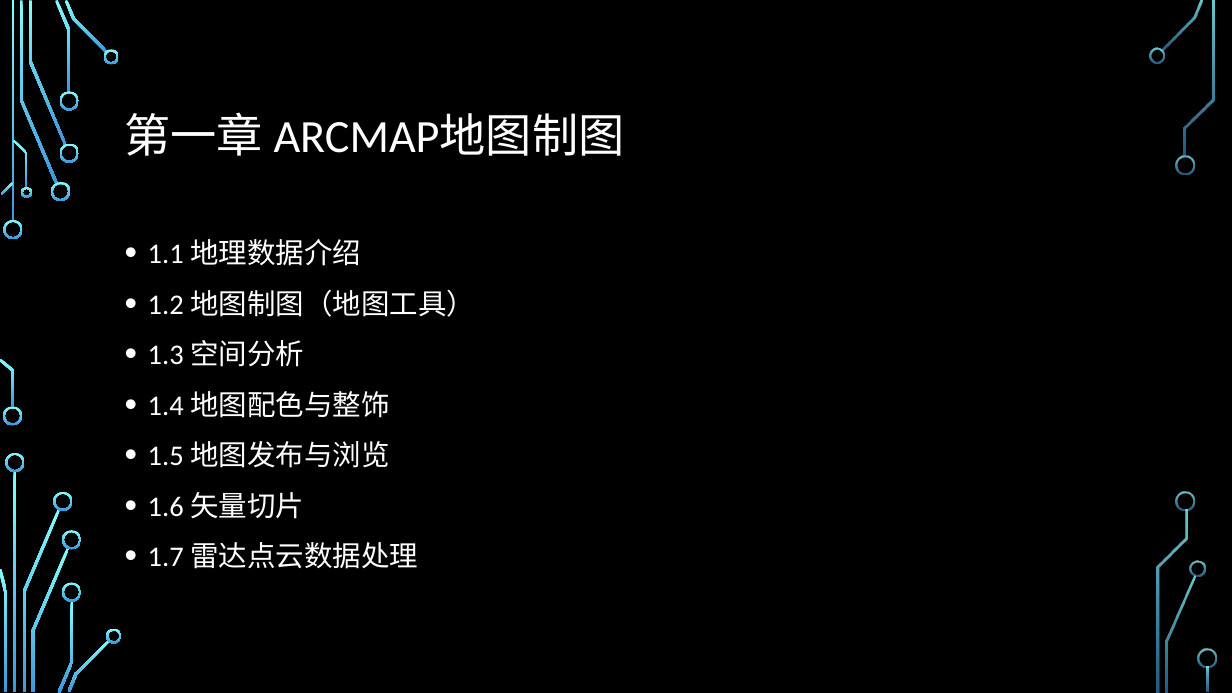
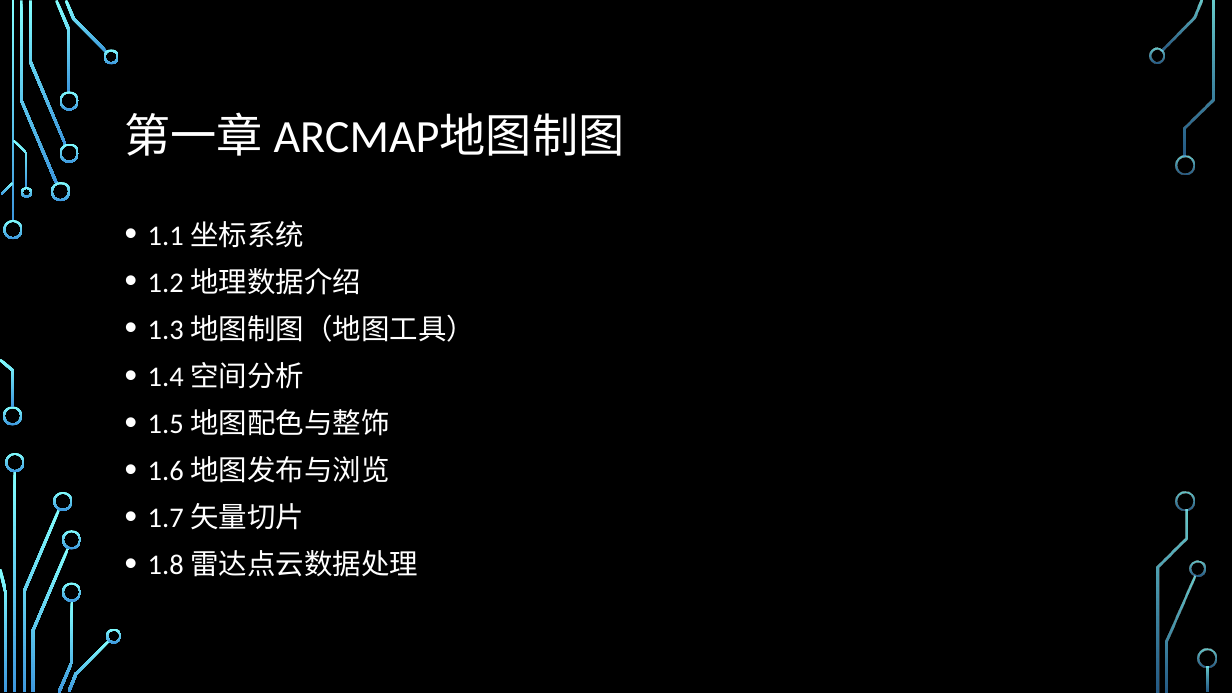
Before and after one commit to guojs/webgis, a slide deck: slide 5 of resource/WebGIS课程大纲.pptx. Drawn at 1232x693 pixels with LibreOffice and Linux fonts; fonts in the diff are those of the drawing; background and template pictures are left out. Boxes give left, top, right and bottom in pixels: in the first picture for what was removed or moved away, otherwise in the second. Text is boxed around its words. In the diff, an @@ line names an element or a change of style, - is before the commit and + after.

```diff
--- a/resource/WebGIS课程大纲.pptx
+++ b/resource/WebGIS课程大纲.pptx
@@ text at [148,221,475,577]: text changed @@
-• 1.1 地理数据介绍
-• 1.2 地图制图（地图工具）
-• 1.3 空间分析
-• 1.4 地图配色与整饰
-• 1.5 地图发布与浏览
-• 1.6 矢量切片
-• 1.7 雷达点云数据处理
+• 1.1 坐标系统
+• 1.2 地理数据介绍
+• 1.3 地图制图（地图工具）
+• 1.4 空间分析
+• 1.5 地图配色与整饰
+• 1.6 地图发布与浏览
+• 1.7 矢量切片
+• 1.8 雷达点云数据处理
```
Also in this commit, not shown: 4 other slides changed, 19 slides added, 1 slide removed, 44 other files.
